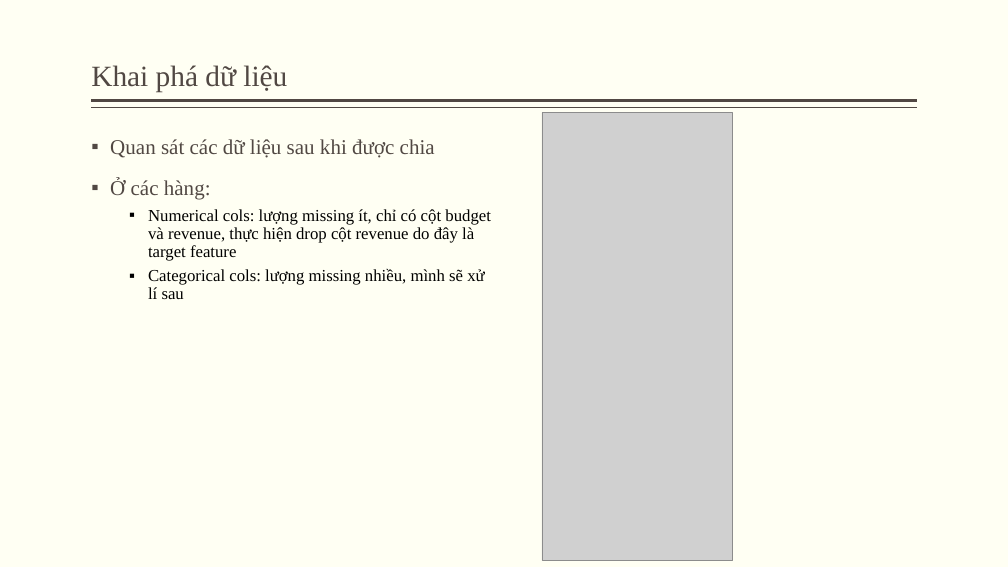
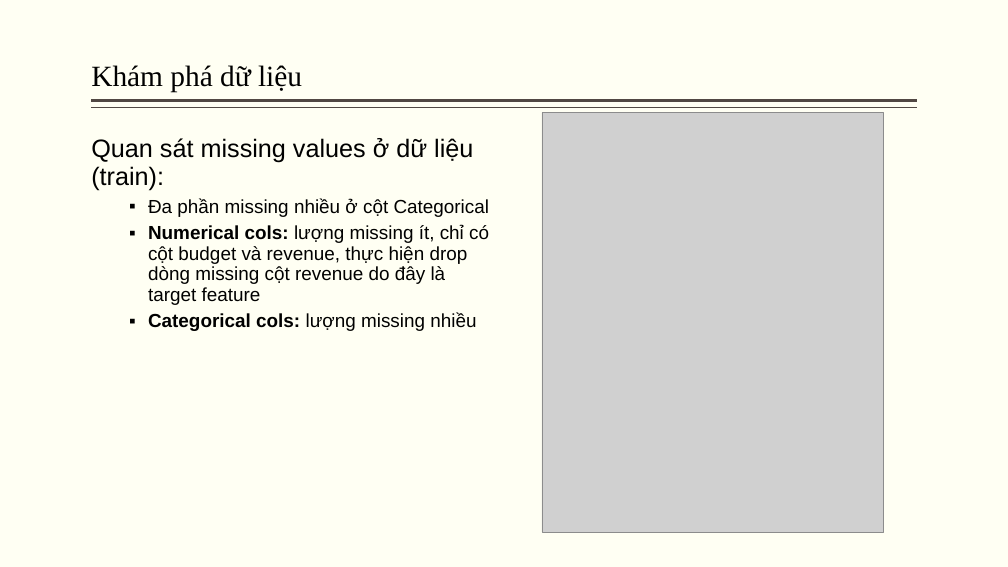
Before and after one commit to Tuan-Lee-23/Data-Science-Final-Project, a slide deck: slide 16 of reports/Slide.pptx. Drawn at 1008x567 pixels with LibreOffice and Linux fonts; fonts in the diff are those of the drawing; grey boxes stand for pictures. Boxes give left, top, right and bottom in pixels: in the first picture for what was removed or moved away, otherwise in the second. Text is boxed around its words. In the diff, an @@ line names an element or a change of style, - is before the commit and + after.

```diff
--- a/reports/Slide.pptx
+++ b/reports/Slide.pptx
@@ title at [91,65,302,93]: text changed; text colour #514843 to #000000 @@
-Khai phá dữ liệu
+Khám phá dữ liệu
@@ picture: place and size @@
-picture at [542,113,733,561]
+picture at [542,113,883,532]
@@ text at [91,138,490,331]: text changed; size 16 to 18 pt; font Times New Roman to Arial @@
-▪ Quan sát các dữ liệu sau khi được chia
-▪ Ở các hàng:
-  ▪ Numerical cols: lượng missing ít, chỉ có cột budget và revenue, thực hiện drop cột revenue do đây là target feature
-  ▪ Categorical cols: lượng missing nhiều, mình sẽ xử lí sau
+Quan sát missing values ở dữ liệu (train):
+  ▪ Đa phần missing nhiều ở cột Categorical
+  ▪ Numerical cols: lượng missing ít, chỉ có cột budget và revenue, thực hiện drop dòng missing cột revenue do đây là target feature
+  ▪ Categorical cols: lượng missing nhiều
```
Also in this commit, not shown: 22 other slides changed, 9 slides added, 8 slides removed.
